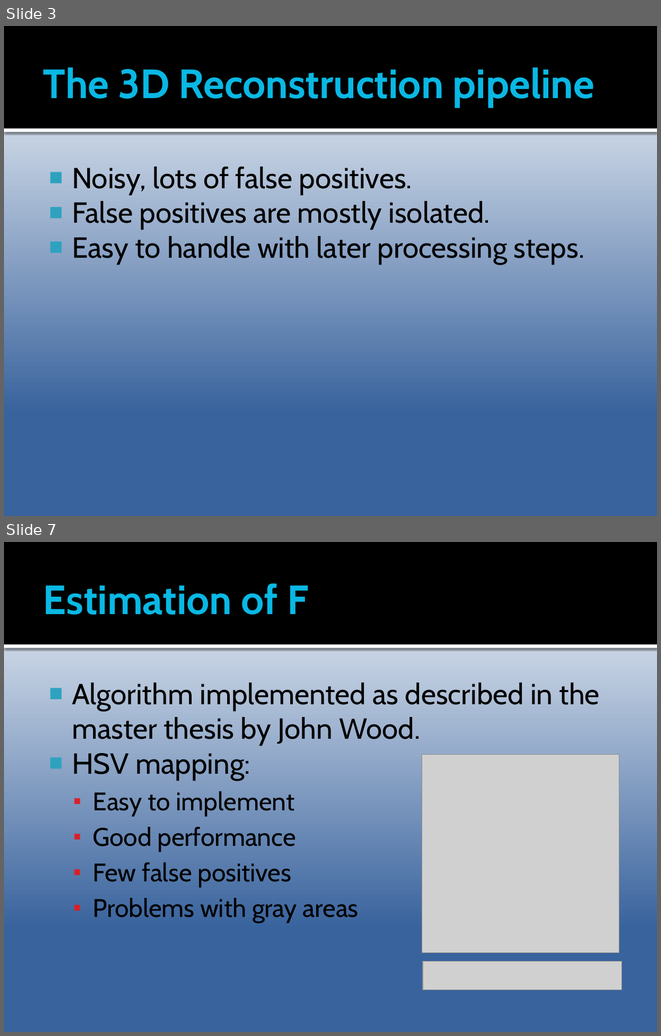
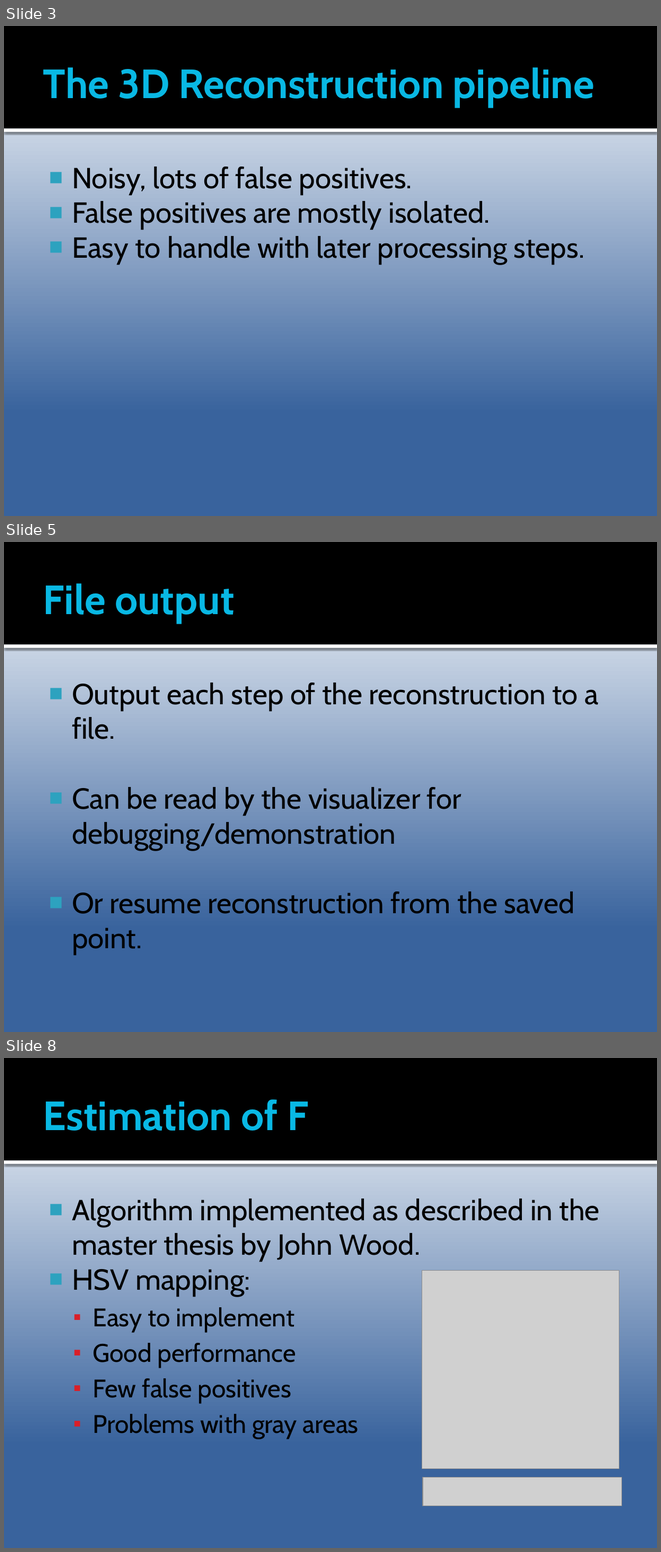
Before and after one commit to Epipolarna/Tracking, a slide deck: 3D Reconstruction/Documentation/TSBB15prez.pptx. Shown one above the other, each under a label of ours: slides 3 and 7 before the commit, slides 3, 5 and 8 after it; the slides between them are not shown. The pictures are 661x1036 and 661x1552 pixels, drawn with LibreOffice and Linux fonts; fonts in the diff are those of the drawing; grey boxes stand for pictures. Boxes give left, top, right and bottom in pixels: in the first picture for what was removed or moved away, otherwise in the second. Text is boxed around its words. In the diff, an @@ line names an element or a change of style, - is before the commit and + after.

```diff
--- a/3D Reconstruction/Documentation/TSBB15prez.pptx
+++ b/3D Reconstruction/Documentation/TSBB15prez.pptx
@@ slide 5 added at [4,542,657,1032], background gradient #FFFFFF to #39639D; not listed: 2 template elements that a slide beside it also shows @@
@@ title added at [43,583,234,623], 45 pt, text #08B8E4, bold @@
+File output
@@ text added at [72,682,598,954], 32 pt, text #000000 @@
+■ Output each step of the reconstruction to a file.
+■ Can be read by the visualizer for debugging/demonstration
+■ Or resume reconstruction from the saved point.
@@ what was slide 7 is now slide 8 @@
```
Also in this commit, not shown: 2 slides changed, 4 other slides added, 11 slides removed.
